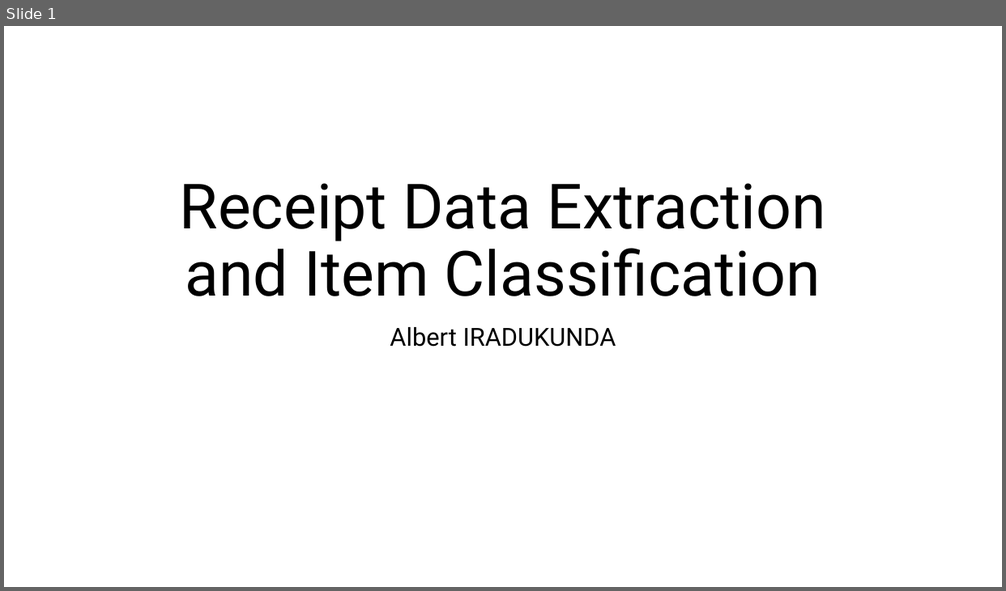
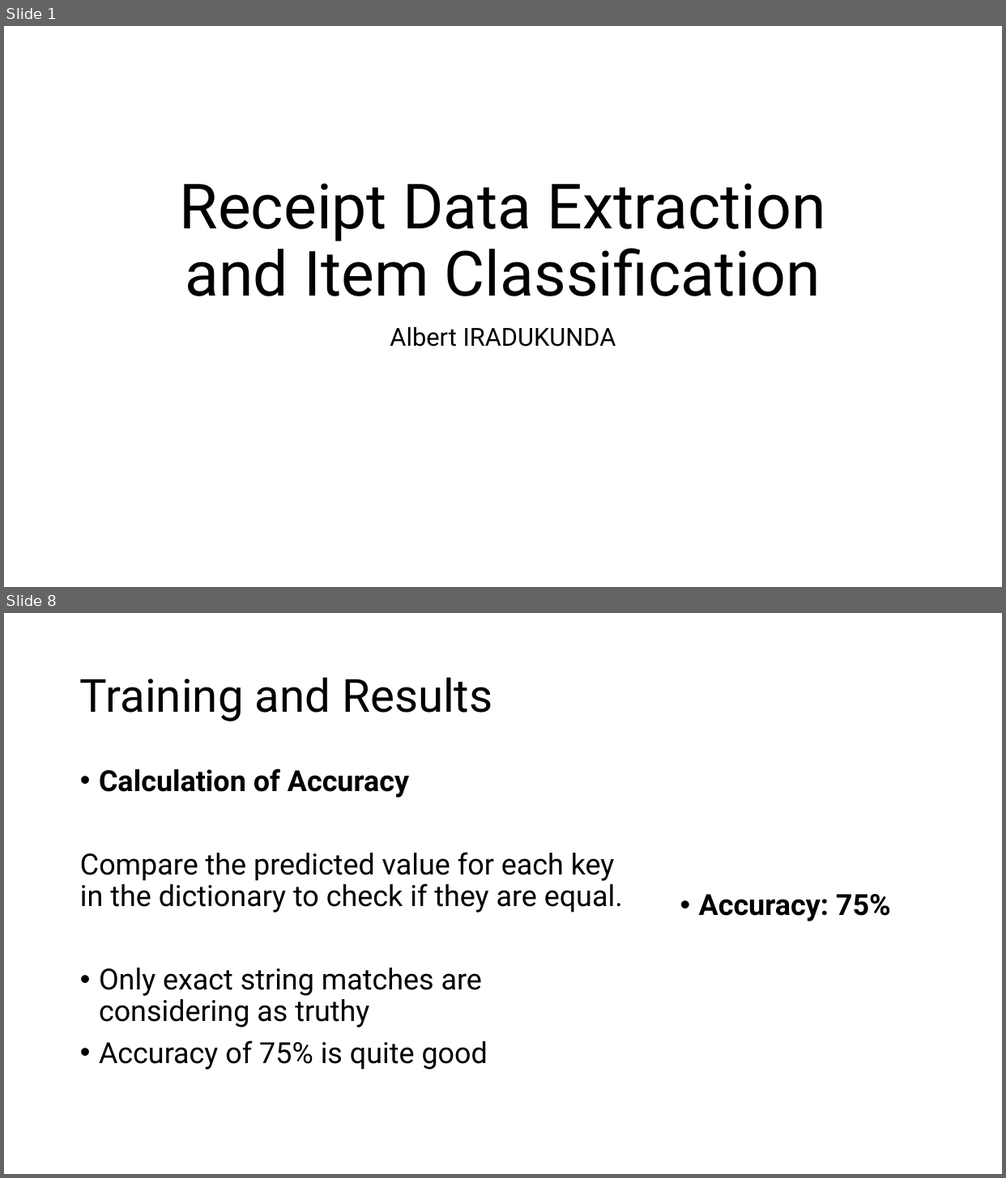
Before and after one commit to iradualbert/dst-receipt-expense, a slide deck: Receipt_Images_Processing.pptx. Shown one above the other, each under a label of ours: slide 1 before the commit, slides 1 and 8 after it; the slides between them are not shown. The pictures are 1006x591 and 1006x1178 pixels, drawn with LibreOffice and Linux fonts; fonts in the diff are those of the drawing. Boxes give left, top, right and bottom in pixels: in the first picture for what was removed or moved away, otherwise in the second. Text is boxed around its words. In the diff, an @@ line names an element or a change of style, - is before the commit and + after.

```diff
--- a/Receipt_Images_Processing.pptx
+++ b/Receipt_Images_Processing.pptx
@@ slide 8 added at (4, 613, 1002, 1174), background #FFFFFF @@
@@ title added at (80, 677, 492, 722), 44 pt, text #000000 @@
+Training and Results
@@ text added at (80, 769, 623, 1070), 28 pt, text #000000 @@
+• Calculation of Accuracy
+Compare the predicted value for each key in the dictionary to check if they are equal.
+• Only exact string matches are considering as truthy
+• Accuracy of 75% is quite good
@@ text added at (699, 894, 891, 922), 28 pt, text #000000, bold @@
+• Accuracy: 75%
```
Also in this commit, not shown: 5 slides changed, 6 other slides added, 3 slides removed, 3 other files.
